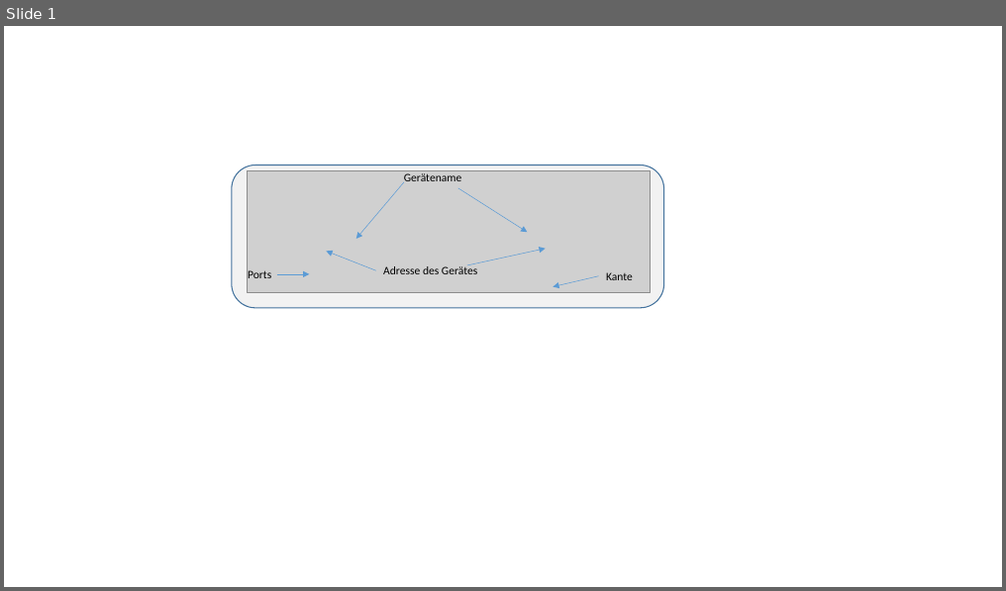
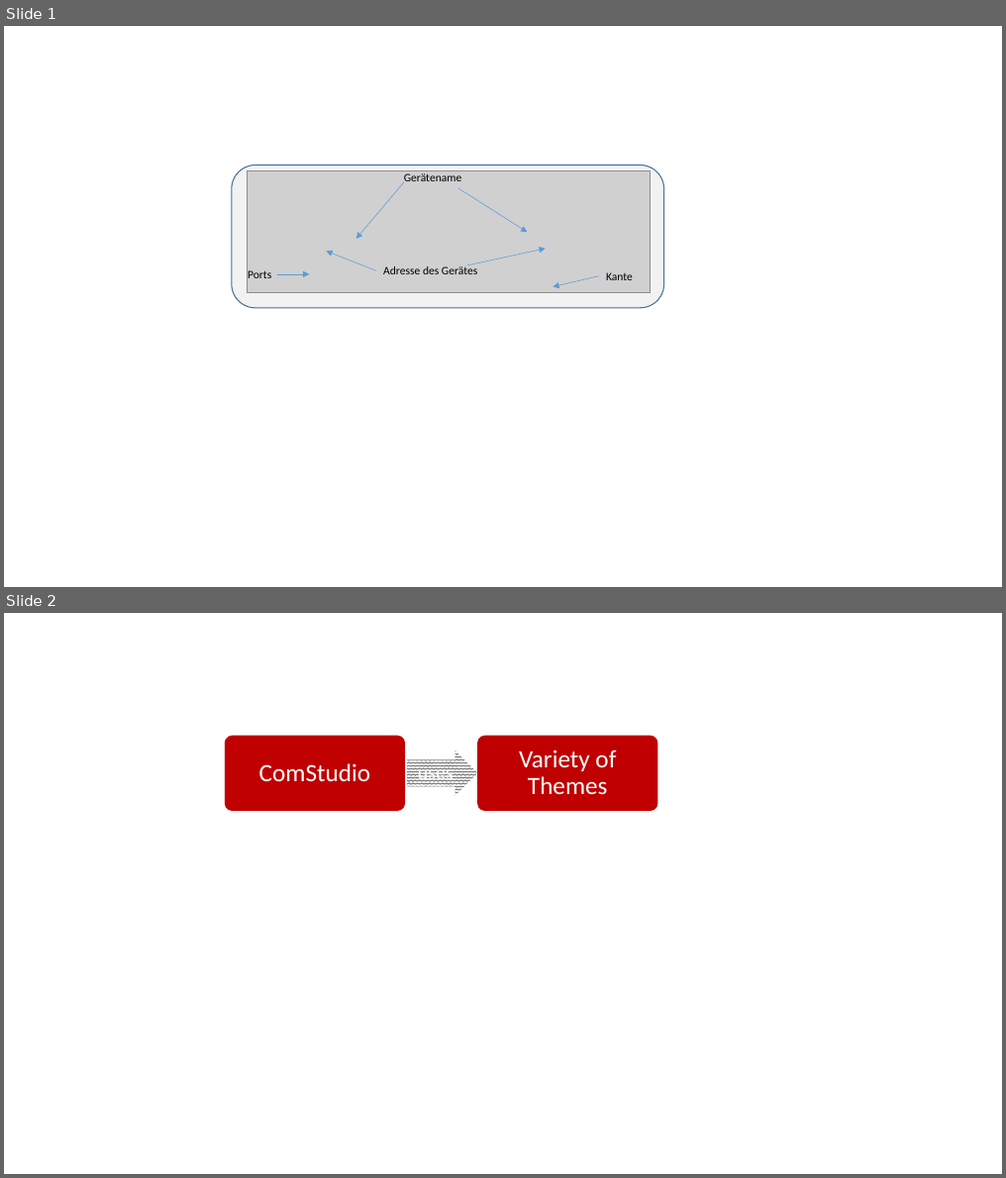
Before and after one commit to Ghislain1/zoe-fb-app, a slide deck: Masterarbeit_Skizze.pptx. Shown one above the other, each under a label of ours: slide 1 before the commit, slides 1 and 2 after it. The pictures are 1006x591 and 1006x1178 pixels, drawn with LibreOffice and Linux fonts; fonts in the diff are those of the drawing; grey boxes stand for pictures. Boxes give left, top, right and bottom in pixels: in the first picture for what was removed or moved away, otherwise in the second. Text is boxed around its words. In the diff, an @@ line names an element or a change of style, - is before the commit and + after.

```diff
--- a/Masterarbeit_Skizze.pptx
+++ b/Masterarbeit_Skizze.pptx
@@ slide 2 added at (4,613,1002,1174), background #FFFFFF @@
@@ group added at (225,736,657,811): 3 texts, 2 rounded rectangles, 1 right arrow @@
+ComStudio
+uses
+Variety of Themes
```
Also in this commit, not shown: 2 other slides added, 2 other files.
